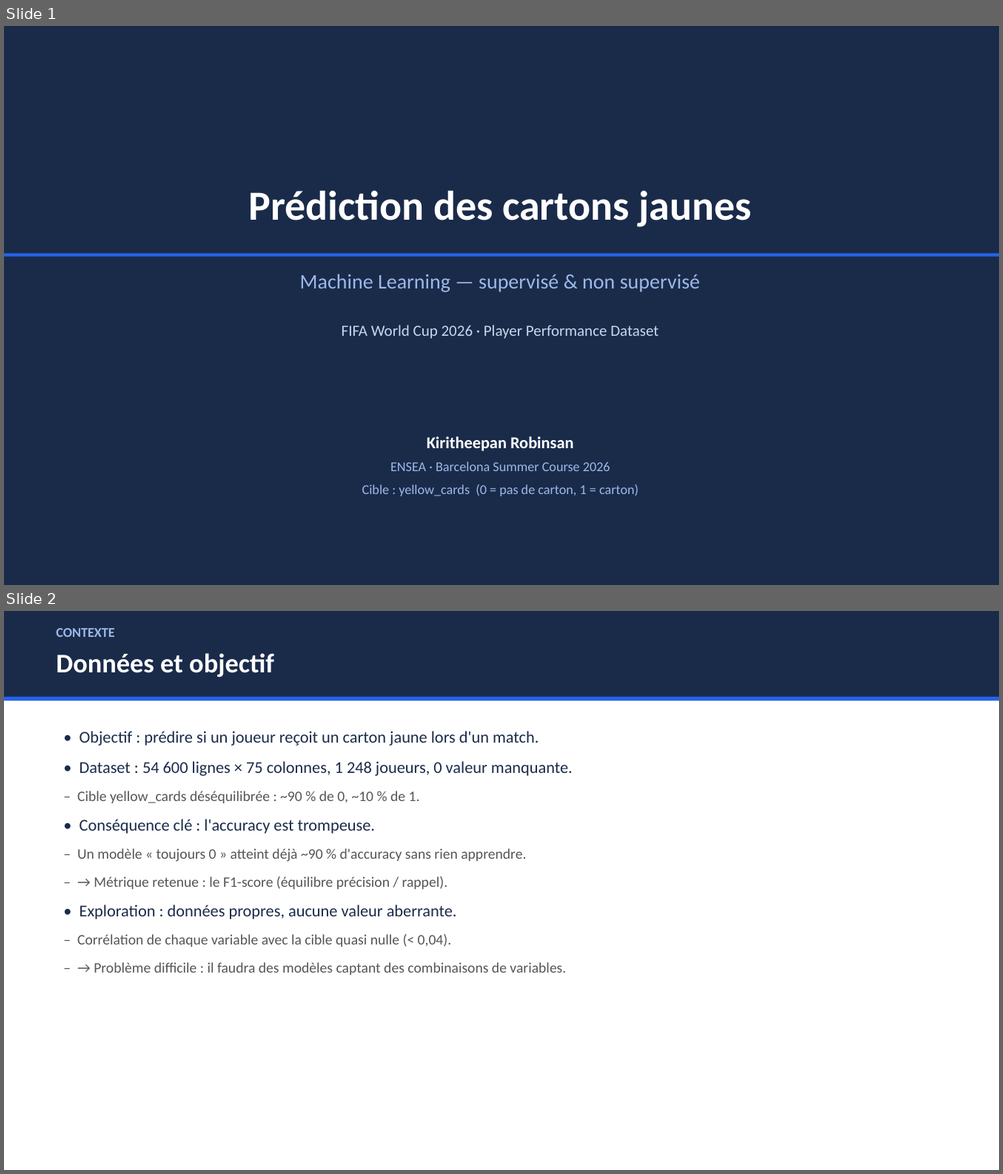
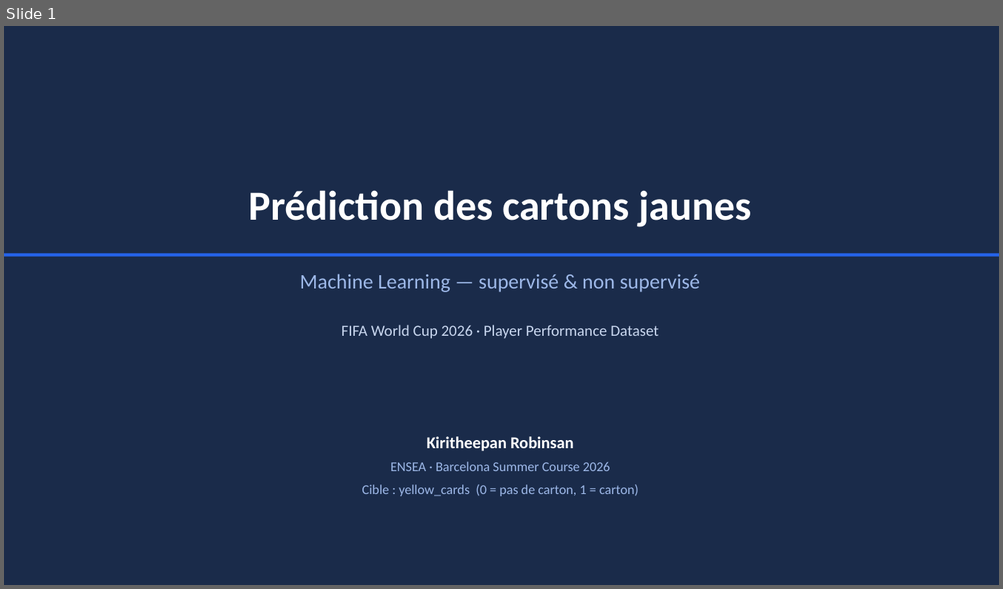
Before and after one commit to RobinsanKiritheepan/Cours_Python, a slide deck: Cours_IA/Machine_learning/Cartons_Jaunes_FIFA2026/Presentation_ML_FIFA.pptx. Shown one above the other, each under a label of ours: slides 1 and 2 before the commit, slide 1 after it. The pictures are 1003x1174 and 1003x589 pixels, drawn with LibreOffice and Linux fonts; fonts in the diff are those of the drawing. Boxes give left, top, right and bottom in pixels: in the first picture for what was removed or moved away, otherwise in the second. Text is boxed around its words. In the diff, an @@ line names an element or a change of style, - is before the commit and + after.

```diff
--- a/Cours_IA/Machine_learning/Cartons_Jaunes_FIFA2026/Presentation_ML_FIFA.pptx
+++ b/Cours_IA/Machine_learning/Cartons_Jaunes_FIFA2026/Presentation_ML_FIFA.pptx
@@ slide 2 removed at bbox=[4, 611, 999, 1170], background #FFFFFF @@
@@ rectangle removed at bbox=[4, 611, 999, 697] @@
@@ text removed at bbox=[56, 628, 114, 637] @@
-CONTEXTE
@@ text removed at bbox=[56, 653, 274, 677] @@
-Données et objectif
@@ rectangle removed at bbox=[4, 697, 999, 701] @@
@@ text removed at bbox=[77, 731, 572, 975] @@
-• Objectif : prédire si un joueur reçoit un carton jaune lors d'un match.
-• Dataset : 54 600 lignes × 75 colonnes, 1 248 joueurs, 0 valeur manquante.
-– Cible yellow_cards déséquilibrée : ~90 % de 0, ~10 % de 1.
-• Conséquence clé : l'accuracy est trompeuse.
-– Un modèle « toujours 0 » atteint déjà ~90 % d'accuracy sans rien apprendre.
-– → Métrique retenue : le F1-score (équilibre précision / rappel).
-• Exploration : données propres, aucune valeur aberrante.
-– Corrélation de chaque variable avec la cible quasi nulle (< 0,04).
-– → Problème difficile : il faudra des modèles captant des combinaisons de variables.
```
Also in this commit, not shown: 8 slides changed, 6 slides added, 1 other slide removed, 6 other files.
